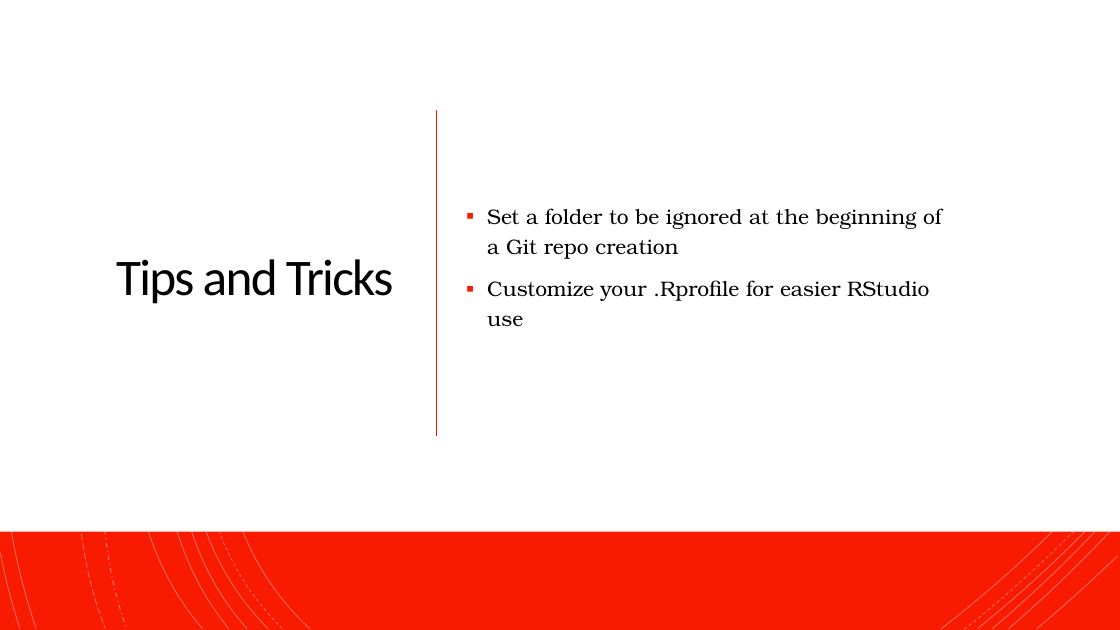
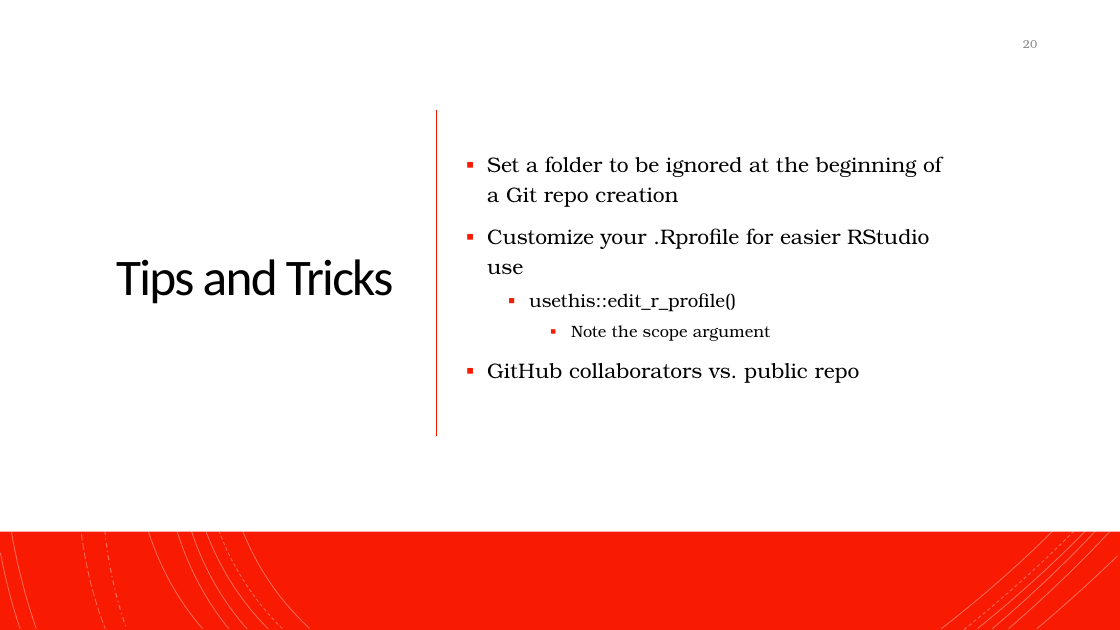
Before and after one commit to NeuroShepherd/R_Coding_Presentations, a slide deck: slide 20 of RStudio, Git, and Github/RStudio_Git_Github.pptx. Drawn at 1120x630 pixels with LibreOffice and Linux fonts; fonts in the diff are those of the drawing. Boxes give left, top, right and bottom in pixels: in the first picture for what was removed or moved away, otherwise in the second. Text is boxed around its words. In the diff, an @@ line names an element or a change of style, - is before the commit and + after.

```diff
--- a/RStudio, Git, and Github/RStudio_Git_Github.pptx
+++ b/RStudio, Git, and Github/RStudio_Git_Github.pptx
@@ page number added at (1023, 40, 1037, 48), 10 pt, text #8C8C8C @@
+20
@@ text at (487, 293, 860, 383): paragraphs added @@
+  ▪ usethis::edit_r_profile()
+    ▪ Note the scope argument
+▪ GitHub collaborators vs. public repo
```
Also in this commit, not shown: 19 other slides changed, 1 other file.
